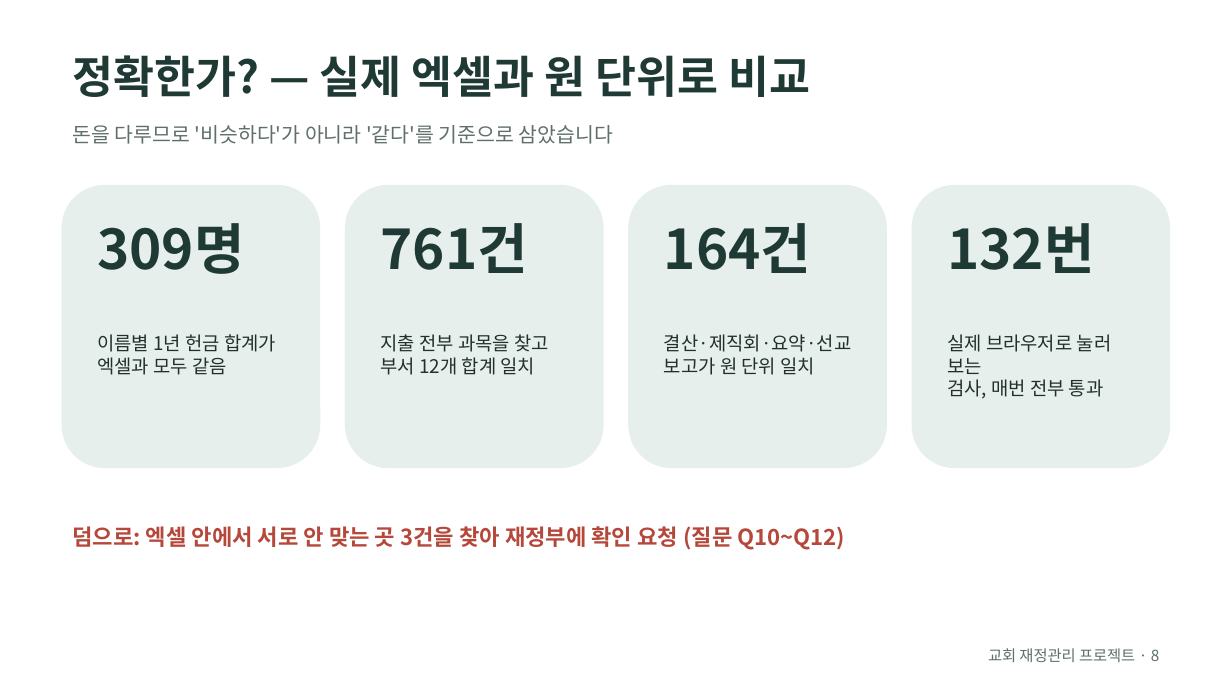
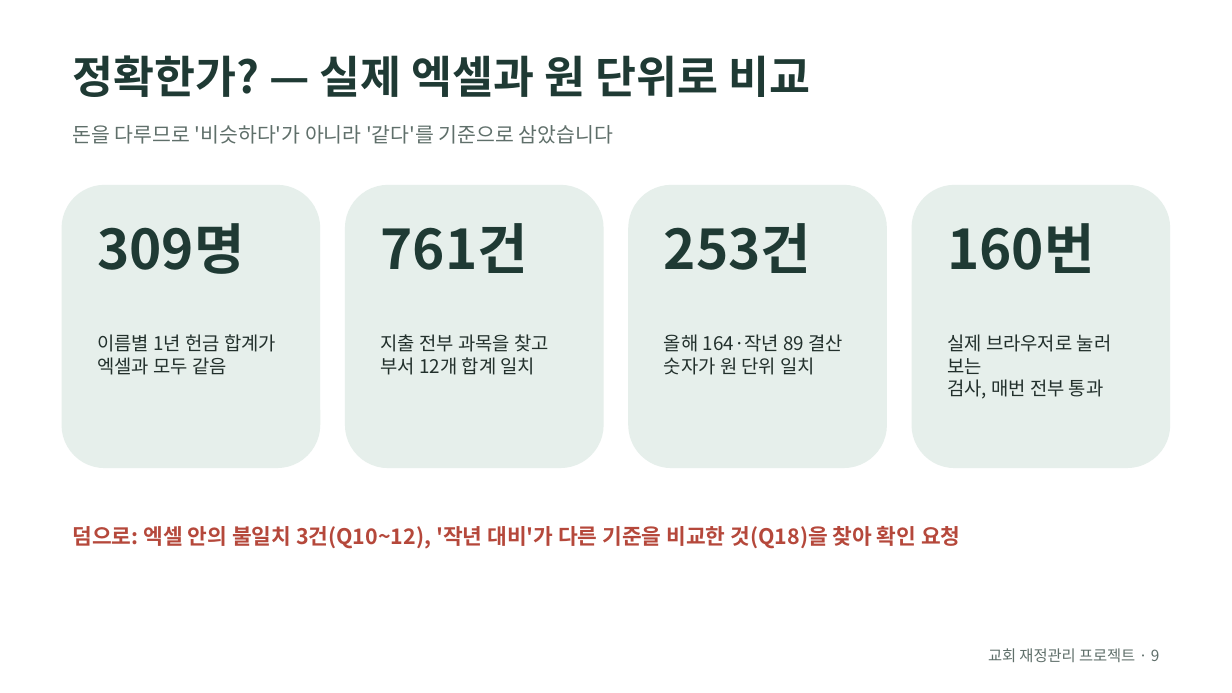
Before and after one commit to webyigit/wweebbyyii, a slide deck: slide 9 of church-finance/slides/history.odp (slide 8 before the commit). Drawn at 1232x693 pixels with LibreOffice and Linux fonts; fonts in the diff are those of the drawing. Boxes give left, top, right and bottom in pixels: in the first picture for what was removed or moved away, otherwise in the second. Text is boxed around its words. In the diff, an @@ line names an element or a change of style, - is before the commit and + after.

```diff
--- a/church-finance/slides/history.odp
+++ b/church-finance/slides/history.odp
@@ text at box(664, 223, 811, 273): text changed @@
-164건
+253건
@@ text at box(947, 223, 1094, 273): text changed @@
-132번
+160번
@@ text at box(664, 334, 844, 375): text changed @@
-결산·제직회·요약·선교
-보고가 원 단위 일치
+올해 164·작년 89 결산
+숫자가 원 단위 일치
@@ text at box(73, 526, 960, 549): text changed; size 14.3 to 13.8 pt @@
-덤으로: 엑셀 안에서 서로 안 맞는 곳 3건을 찾아 재정부에 확인 요청 (질문 Q10~Q12)
+덤으로: 엑셀 안의 불일치 3건(Q10~12), '작년 대비'가 다른 기준을 비교한 것(Q18)을 찾아 확인 요청
@@ text at box(988, 648, 1160, 662): text changed @@
-교회 재정관리 프로젝트 · 8
+교회 재정관리 프로젝트 · 9
```
Also in this commit, not shown: 10 other slides changed, 1 slide added, 4 other files.
